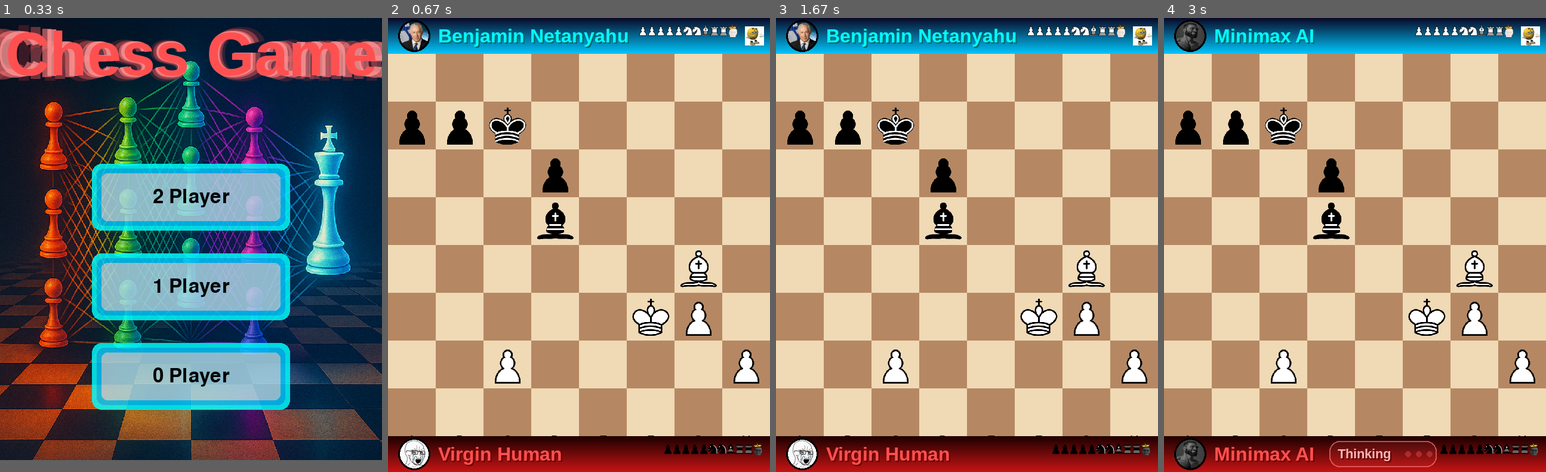
Above: before the commit, frames 1-4 (left to right).
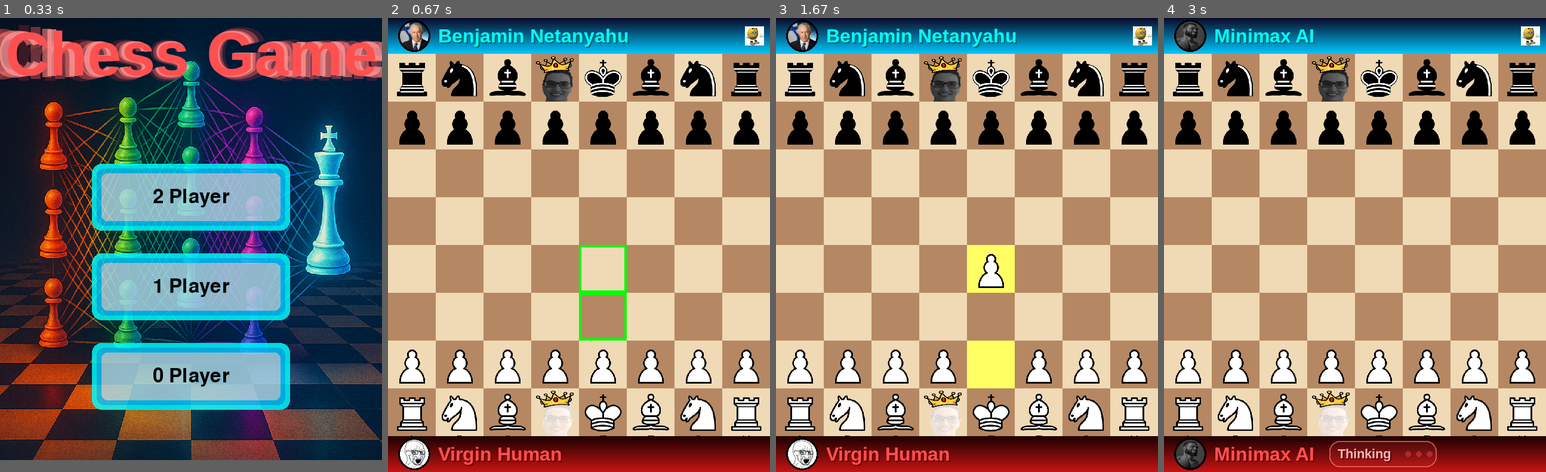
Above: after the commit, the same moments.

Repository: eladk333/Chess
Game: pygame game, started from main.py
Two runs of this game, one before a commit and one after it. Both use one fixed random seed, a clock stepped at 60 frames per second and the inputs below.
Inputs (mouse positions are in pixels of both pictures, inside the frame that each line leads up to):
- Up to frame 1 (0.33 s): no input
- Up to frame 2 (0.67 s): press the mouse at (579, 195) at 0.37 s; move the mouse to (582, 281) at 0.47 s; release the mouse at (590, 372) at 0.6 s
- Up to frame 3 (1.67 s): click (1005, 276) at 0.72 s; press the mouse at (1142, 36) at 1.03 s; move the mouse to (1016, 104) at 1.13 s; release the mouse at (886, 172) at 1.27 s; press the mouse at (829, 49) at 1.37 s; move the mouse to (882, 72) at 1.47 s; release the mouse at (936, 99) at 1.6 s
- Up to frame 4 (3 s): press the mouse at (1530, 36) at 1.7 s; move the mouse to (1370, 136) at 1.8 s; release the mouse at (1213, 231) at 1.93 s; press the mouse at (1355, 326) at 2.03 s; move the mouse to (1366, 372) at 2.13 s; release the mouse at (1381, 417) at 2.27 s; press the mouse at (1355, 376) at 2.37 s; move the mouse to (1293, 240) at 2.47 s; release the mouse at (1232, 99) at 2.6 s; press the mouse at (1355, 376) at 2.7 s; move the mouse to (1351, 317) at 2.8 s; release the mouse at (1351, 263) at 2.93 s

Frame 1 is identical in both runs. In frame 2, 15% of the frame differs, in the area x 2-98%, y 1-97%; in frame 3, 16%; in frame 4, 14%.

Commit message:
Added a rating test againsnt stockfish

Diff:
--- a/ai/minmax.py
+++ b/ai/minmax.py
@@ -1,6 +1,7 @@
 import chess
 import math
 import time
+import chess.polyglot
 
 class TimeoutException(Exception):
     """Custom exception to instantly break out of deep searches when time is up."""
@@ -158,13 +159,13 @@
             # centipawns
             return f"{s/100.0:+.2f}"
 
-        print(
-            f"[Minimax] depth={last_completed_depth}  "
-            f"positions={self.stats['nodes']}  "
-            f"transpositions={self.stats['tt_hits']}  "
-            f"move={best_move_overall.uci()}  "
-            f"eval={fmt_score(last_completed_score)}"
-        )
+        # print(
+        #     f"[Minimax] depth={last_completed_depth}  "
+        #     f"positions={self.stats['nodes']}  "
+        #     f"transpositions={self.stats['tt_hits']}  "
+        #     f"move={best_move_overall.uci()}  "
+        #     f"eval={fmt_score(last_completed_score)}"
+        # )
 
         return best_move_overall
 
--- a/evaluate_bot.py
+++ b/evaluate_bot.py
@@ -1,72 +1,111 @@
 import chess
+import chess.engine
+import chess.pgn
 import time
 from ai.minmax import MinimaxAI
 
-def run_test_suite():
-    # Format: "Test Name": ("FEN String", "Expected Best Move", Depth to test)
-    test_positions = {
-        "1. Mate in 1 (Fixed)": (
-            "6k1/8/6K1/8/8/8/8/R7 w - - 0 1", # Rook is now on a1, safely protected
-            "a1a8",
-            3
-        ),
-        "2. Take Free Queen": (
-            "k7/8/8/3q4/8/8/8/3R2K1 w - - 0 1",
-            "d1d5",
-            3
-        ),
-        "3. Avoid Checkmate": (
-            "rnbqkbnr/pppp1ppp/8/4p3/6P1/5P2/PPPPP2P/RNBQKBNR b KQkq - 0 2",
-            "d8h4", # Black can mate white in 1 move here
-            3
-        ),
-        "4. Mate in 2 (Queen Sacrifice)": (
-            "r1bq2r1/b4pk1/p1pp1p2/1p2pP2/1P2P1PB/3P4/1PPQ2P1/R3K2R w KQ - 0 1",
-            "d2h6", # Queen sacrifices herself so Bishop can mate on the next turn
-            4      # Needs depth 4 to see the full sequence
-        )
-    }
+# --- CONFIGURATION ---
+STOCKFISH_PATH = r"C:\Users\elad.k.int\Downloads\stockfish-windows-x86-64-avx2\stockfish\stockfish-windows-x86-64-avx2.exe"
 
-    print("========================================")
-    print(" CHESS ENGINE TACTICAL EVALUATION SUITE ")
-    print("========================================\n")
+TARGET_ELO = 1700
+NUM_GAMES = 2
+TIME_LIMIT_PER_MOVE = 10
+OUTPUT_FILE = "saved_games.pgn"  # Back to PGN!
 
-    total_passed = 0
-    total_time = 0
+def play_game(custom_ai, sf_engine, ai_is_white):
+    """Plays a single game between Custom AI and Stockfish and returns the final board."""
+    board = chess.Board()
 
-    for name, (fen, expected_move, depth) in test_positions.items():
-        print(f"Testing: {name} (Depth {depth})...")
+    while not board.is_game_over():
+        is_custom_ai_turn = (board.turn == chess.WHITE and ai_is_white) or \
+                            (board.turn == chess.BLACK and not ai_is_white)
 
-        board = chess.Board(fen)
+        if is_custom_ai_turn:
+            # Custom AI's turn
+            move = custom_ai.get_best_move(board, time_limit=TIME_LIMIT_PER_MOVE)
+        else:
+            # Stockfish's turn
+            result = sf_engine.play(board, chess.engine.Limit(time=TIME_LIMIT_PER_MOVE))
+            move = result.move
 
-        # Instantiate the engine with the specific depth for this test
-        engine = MinimaxAI(depth=depth)
+        board.push(move)
 
-        # Start the timer
+    return board
+
+def run_tournament():
+    print(f"Starting {NUM_GAMES}-game match against Stockfish at {TARGET_ELO} Elo...")
+    print(f"Time limit per move: {TIME_LIMIT_PER_MOVE}s")
+    print(f"Games will be saved to: {OUTPUT_FILE}\n")
+
+    my_ai = MinimaxAI()
+
+    try:
+        sf_engine = chess.engine.SimpleEngine.popen_uci(STOCKFISH_PATH)
+    except FileNotFoundError:
+        print(f"Error: Stockfish not found at {STOCKFISH_PATH}. Please check the path.")
+        return
+
+    # Configure Stockfish strength
+    sf_engine.configure({"UCI_LimitStrength": True, "UCI_Elo": TARGET_ELO})
+
+    # Score tracking
+    ai_wins = 0
+    ai_losses = 0
+    draws = 0
+
+    # Clear previous contents of the save file
+    with open(OUTPUT_FILE, "w") as f:
+        f.write("")
+
+    for i in range(1, NUM_GAMES + 1):
+        # AI is ALWAYS Black now
+        ai_is_white = False
+        color_str = "Black"
+
+        print(f"Game {i}/{NUM_GAMES} - MinimaxAI playing as {color_str}...", end="", flush=True)
+
         start_time = time.time()
+        final_board = play_game(my_ai, sf_engine, ai_is_white)
+        duration = time.time() - start_time
 
-        # Ask the engine for the move
-        best_move = engine.get_best_move(board)
+        result = final_board.result()
 
-        # Stop the timer
-        end_time = time.time()
-        time_taken = end_time - start_time
-        total_time += time_taken
+        # Calculate winner
+        if result == '1/2-1/2':
+            winner = "Draw"
+            draws += 1
+        elif (result == '1-0' and ai_is_white) or (result == '0-1' and not ai_is_white):
+            winner = "MinimaxAI Won!"
+            ai_wins += 1
+        else:
+            winner = "Stockfish Won"
+            ai_losses += 1
 
-        # Convert the move to a string to compare
-        move_str = best_move.uci() if best_move else "None"
+        print(f" Result: {result} ({winner}) in {duration:.1f}s")
 
-        if move_str == expected_move:
-            print(f"  [PASS] Found {move_str} in {time_taken:.3f} seconds.")
-            total_passed += 1
-        else:
-            print(f"  [FAIL] Expected {expected_move}, but engine played {move_str}. Time: {time_taken:.3f} seconds.")
-        print("-" * 40)
+        # --- FIXED PGN EXPORT LOGIC ---
+        game = chess.pgn.Game()  # Start a fresh game from the starting position
+        game.headers["Event"] = f"MinimaxAI Match - Game {i}"
+        game.headers["White"] = f"Stockfish ({TARGET_ELO})"
+        game.headers["Black"] = "MinimaxAI"
+        game.headers["Result"] = result
 
-    print("\n========================================")
-    print(f" RESULTS: {total_passed} / {len(test_positions)} Passed")
-    print(f" TOTAL CALCULATION TIME: {total_time:.3f} seconds")
-    print("========================================")
+        # Add the entire sequence of played moves to the game
+        game.add_line(final_board.move_stack)
+
+        with open(OUTPUT_FILE, "a") as f:
+            print(game, file=f, end="\n\n") # Directly print the game object to the file
+
+    sf_engine.quit()
+
+    # Print final scorecard
+    print("\n" + "="*30)
+    print("TOURNAMENT RESULTS")
+    print("="*30)
+    print(f"MinimaxAI Wins:  {ai_wins}")
+    print(f"Stockfish Wins:  {ai_losses}")
+    print(f"Draws:           {draws}")
+    print("="*30 + "\n")
 
 if __name__ == "__main__":
-    run_test_suite()
+    run_tournament()
--- a/game_controller.py
+++ b/game_controller.py
@@ -69,7 +69,7 @@
 
     def _run_ai_thread(self, current_ai, board_copy):
         """Runs in a background thread to prevent freezing the UI."""
-        move = current_ai.get_best_move(board_copy, time_limit=3.0)
+        move = current_ai.get_best_move(board_copy, time_limit=5.0)
 
         # Post the result back to the main thread's event queue
         event = pygame.event.Event(AI_MOVE_CALCULATED_EVENT, {'move': move})
--- a/game_setup.py
+++ b/game_setup.py
@@ -32,10 +32,10 @@
     layout = BoardArea(top=60, bottom=60, left=0, right=0, flipped=(mode == "pve" and player_color == "black"))
 
     board = chess.Board()
-    # board = chess.Board("1k1r4/3r4/8/4K3/8/8/8/8 w - - 0 1") # 2 rooks
+    #board = chess.Board("1k1r4/3r4/8/4K3/8/8/8/8 w - - 0 1") # 2 rooks
     #board = chess.Board("3r4/8/3k4/8/8/3K4/8/8 w - - 0 1") # 1 rook
     #board = chess.Board("8/3K4/4P3/8/8/8/6k1/7q w - - 0 1") # Pawn about to promot
-    board = chess.Board("8/ppk5/3p4/3b4/6B1/5KP1/2P4P/8 w - - 0 1") # Needs to push pawns endgame
+    #board = chess.Board("8/ppk5/3p4/3b4/6B1/5KP1/2P4P/8 w - - 0 1") # Needs to push pawns endgame
     images = load_piece_images()
     icons = load_player_icons()
 
